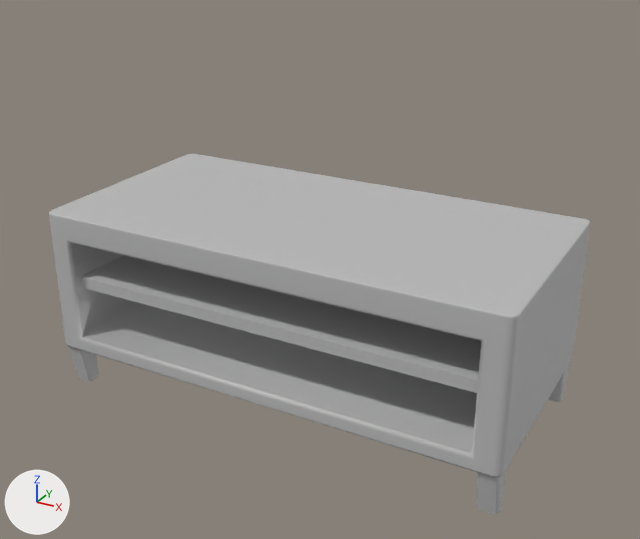
The FBX model Art Drop/Entertainment_Center/Entertainment_Center.fbx, before and after one commit.
The view is the same before and after, from a 50 mm camera at (0.746, -1.34, 0.925) aimed at (0.019, -0.018, 0.263). The lights are fixed; the arrows at lower left show +X, +Y and +Z. Where no turn or scale is listed for an object, it has been applied to the vertices.

The first picture shows 'Entertainment_Center_Body', 'Entertainment_Center_RF_Leg', 'Entertainment_Center_Shelf'.
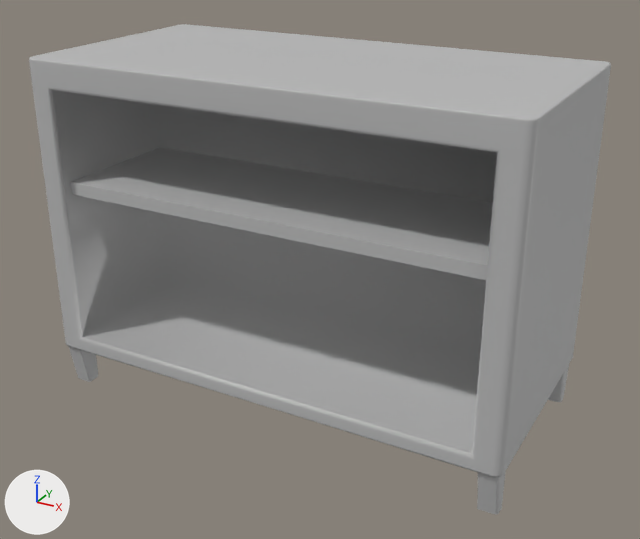
The change, as JSON lines over the scene's bpy script:
```json
{"block": "me_mesh", "where": "me_mesh.from_pydata(...)  # 226 vertices, 224 faces; spans x -0.45..0.45, y -0.225..0.225, z -0.14..0.14"}
{"block": "me_mesh", "where": "# used by ob_entertainment_center_body; location = (0.0, 0.0, 0.22)"}
{"block": "me_mesh", "change": "me_mesh part 1: all 112 vertices in x -0.45..0.45, y -0.225..0.225, z 0.087..0.14 are moved by (0.0, 0.0, 0.284)"}
{"op": "set", "path": "ob_entertainment_center_shelf.location", "old": "(0.0, -0.072, 0.22)", "new": "(0.0, -0.072, 0.409)"}
```

Pixel boxes [x1, y1, x2, y2] of what changed, in the pictures (640 x 539 px; the box of a moved part takes in the faces that stretch with it):
```json
{"object": "Entertainment_Center_Body", "change": "reshaped", "before": [49, 154, 590, 477], "after": [29, 24, 611, 477], "on screen": "8% wider, 40% taller"}
{"object": "Entertainment_Center_Shelf", "change": "moved", "before": [82, 255, 481, 393], "after": [71, 147, 493, 280]}
{"part": 1, "of": "me_mesh", "change": "moved or reshaped", "before": [49, 154, 590, 432], "after": [29, 24, 611, 432]}
```
